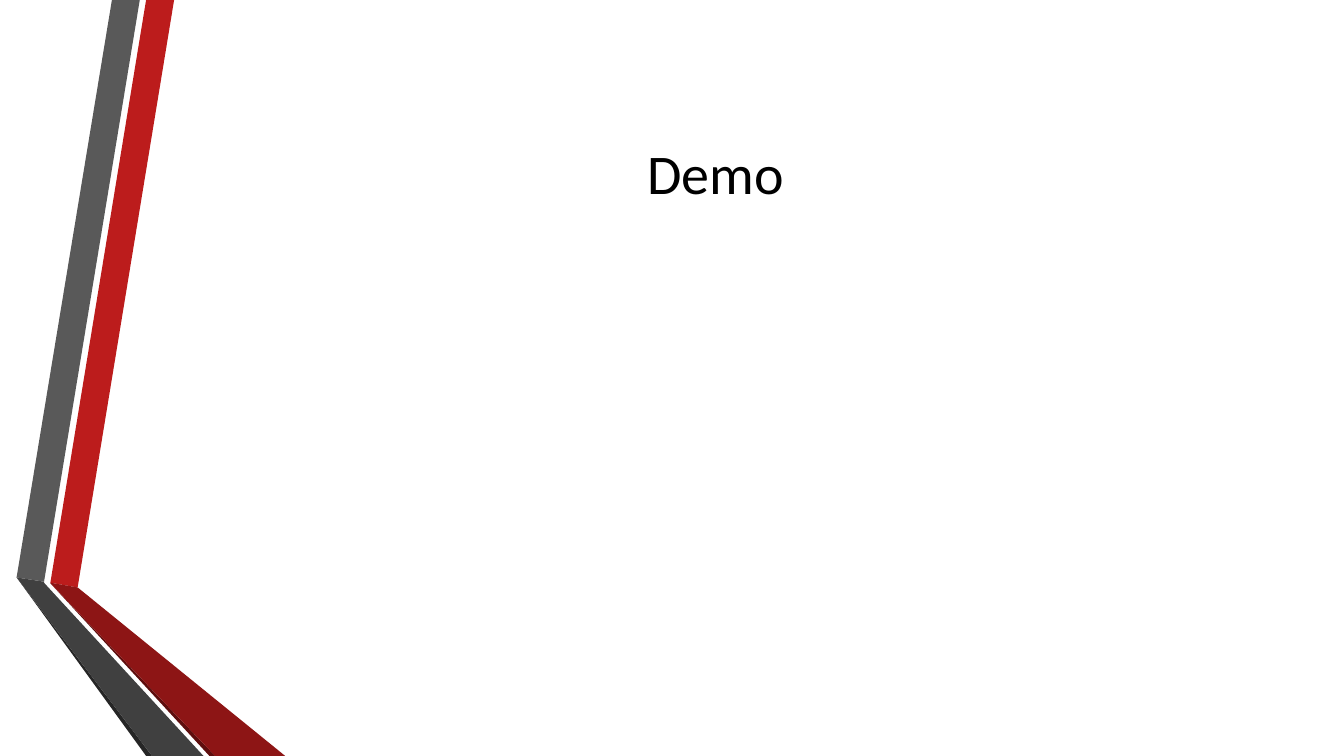
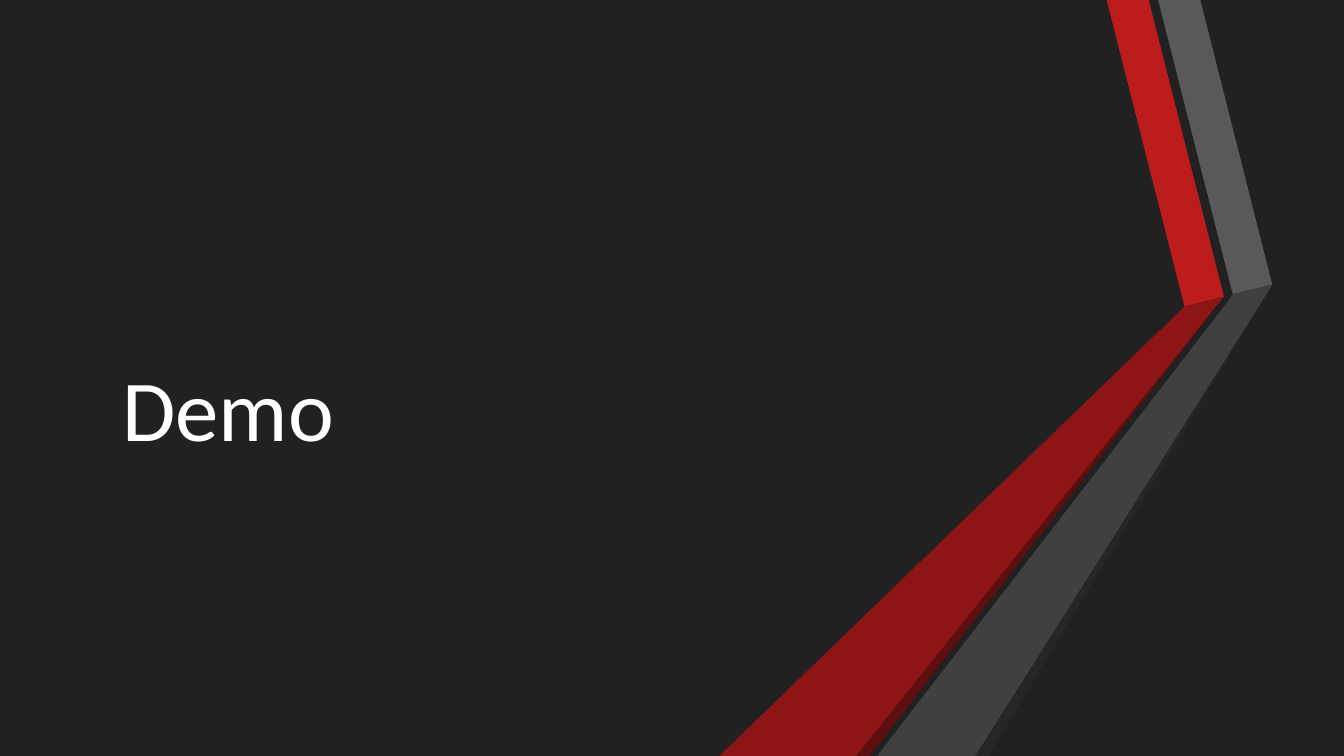
Before and after one commit to umisc/workshops, a slide deck: slide 15 of Workshop_2/workshop-2-slides.pptx (slide 14 before the commit). Drawn at 1344x756 pixels with LibreOffice and Linux fonts; fonts in the diff are those of the drawing; background and template pictures are left out. Boxes give left, top, right and bottom in pixels: in the first picture for what was removed or moved away, otherwise in the second. Text is boxed around its words. In the diff, an @@ line names an element or a change of style, - is before the commit and + after.

```diff
--- a/Workshop_2/workshop-2-slides.pptx
+++ b/Workshop_2/workshop-2-slides.pptx
@@ background picture (left out) to #212121 @@
@@ rectangle added at [0,0,1344,756], fill #212121 @@
@@ freeform shape at [16,0,139,582]: fill #595959 to #FFFFFF @@
@@ title "Demo": place and size @@
-title "Demo" at [648,158,784,195]
+title "Demo" at [122,385,334,442]
@@ title "Demo" at [122,385,334,442]: size 40 to 62 pt, text colour #000000 to #FFFFFF; alignment centre to left; vertical alignment middle to bottom @@
@@ group added at [60,0,614,756]: 6 freeform shapes @@
@@ group added at [720,0,1273,756]: 6 freeform shapes @@
@@ freeform shape at [16,578,151,756]: fill #262626 to #FFFFFF @@
@@ freeform shape at [16,578,203,756]: fill #404040 to #FFFFFF @@
```
Also in this commit, not shown: 12 other slides changed, 2 slides added, 1 slide removed.
